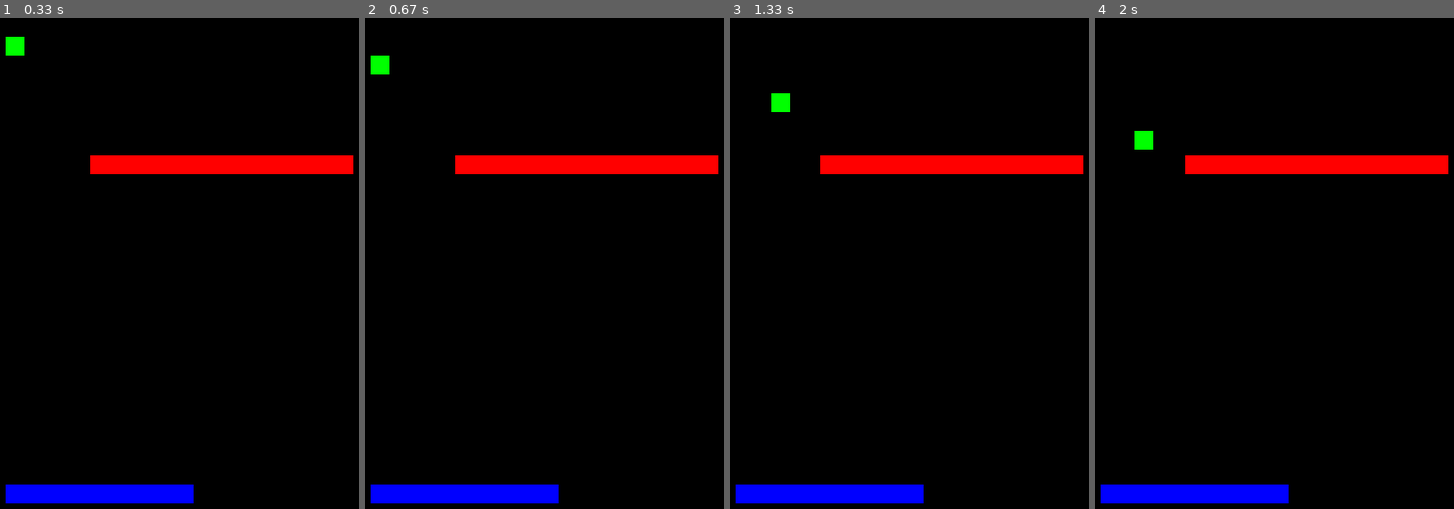
Above: before the commit, frames 1-4 (left to right).
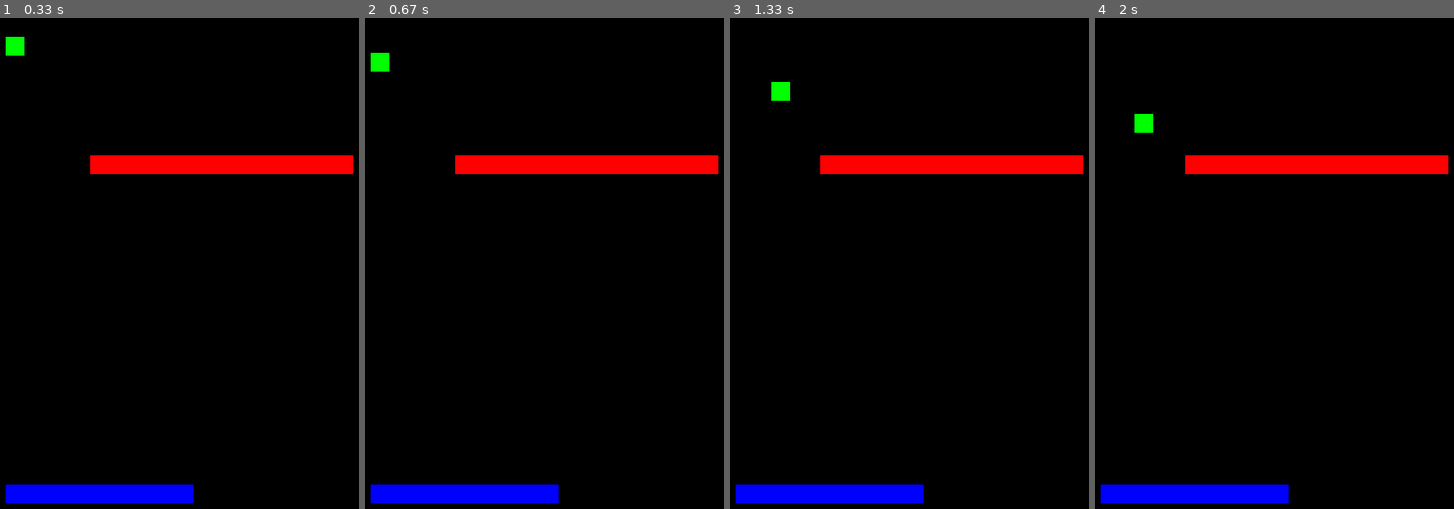
Above: after the commit, the same moments.

Repository: ActiveCoders/platformerSkel
Game: pygame game, started from pyGamePlatformerSkeletonV2-4.py
The game is run twice, just before and just after one commit, with the same random seed, the same clock (stepped at 60 frames per second) and the same inputs.
Inputs:
- Up to frame 1 (0.33 s): no input
- Up to frame 2 (0.67 s): tap Space at 0.33 s
- Up to frame 3 (1.33 s): hold Right 0.67-1.13 s; tap Space at 0.73, 1.03, 1.23 s; hold Right from 1.17 s (still down)
- Up to frame 4 (2 s): tap Space at 1.53, 1.73 s; release Right at 1.63 s; hold Left from 1.67 s (still down)

Frame 1 is identical in both runs. In frame 2, less than 0.1% of the frame differs, in the area x 1-7%, y 7-12%; in frame 3, 0.2%; in frame 4, 0.4%, in the area x 10-17%, y 19-27%.

Commit message:
Add files via upload

Diff:
--- a/pyGamePlatformerSkeletonV2-4.py
+++ b/pyGamePlatformerSkeletonV2-4.py
@@ -63,6 +63,10 @@
         if "LEFT" in gameKeysPressed:
             self.rect.x = self.rect.x - 1
             #self.rect.x -= 1
+        if "SPACE" in gameKeysPressed:
+            self.rect.y = self.rect.y - 1.5
+            #self.rect.x -= 1
+
             if pygame.sprite.spritecollideany(self, allPlatforms):
                 self.rect.x = self.rect.x + 1
         self.rect.y = self.rect.y + 1
